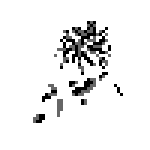
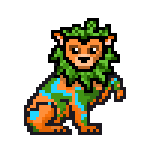
Layered file, before and after one edit (150x150). Changes by layer:
showed "Innovation Body Shape from Living Earth Egg copy" over box(24, 18, 126, 135)
hid "Innovation Body Shape from Living Earth Egg copy back - Depth" over box(33, 21, 123, 123)
showed "Innovation Body Shape from Living Earth Egg copy back" over box(24, 18, 126, 135)
